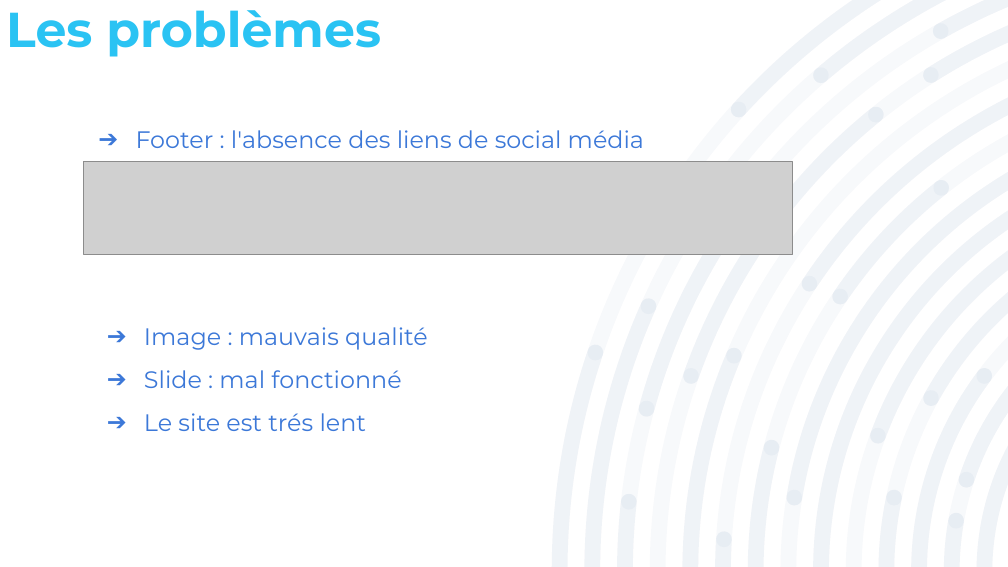
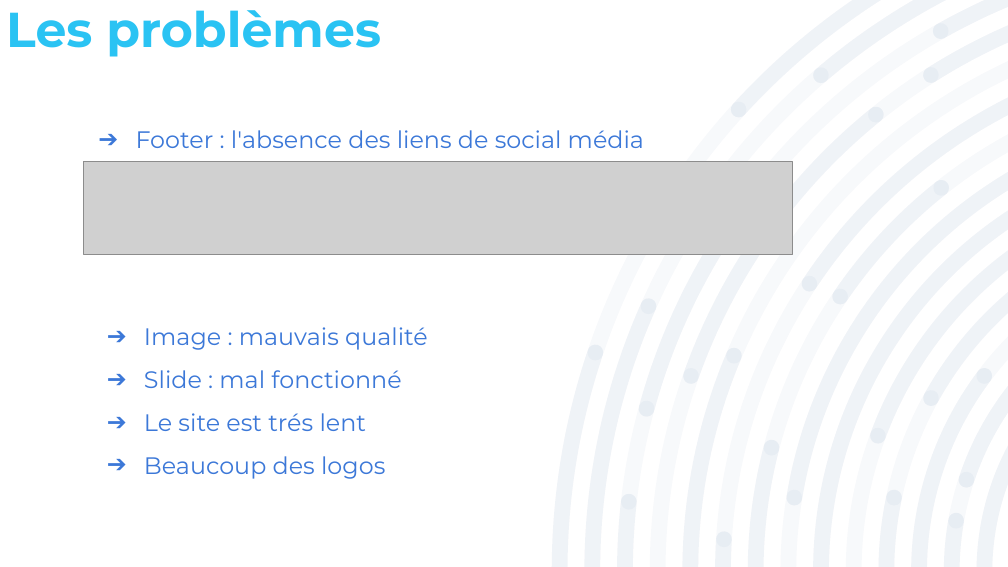
Before and after one commit to CHAHBAR-SOUFIANE/Projet_5_Mise-niveau_solicode.co, a slide deck: slide 7 of Présentation/Projet_5.pptx. Drawn at 1008x567 pixels with LibreOffice and Linux fonts; fonts in the diff are those of the drawing; grey boxes stand for pictures. Boxes give left, top, right and bottom in pixels: in the first picture for what was removed or moved away, otherwise in the second. Text is boxed around its words. In the diff, an @@ line names an element or a change of style, - is before the commit and + after.

```diff
--- a/Présentation/Projet_5.pptx
+++ b/Présentation/Projet_5.pptx
@@ text at [144,456,385,479]: paragraph added @@
+➔ Beaucoup des logos
```
Also in this commit, not shown: 1 other slide changed.
